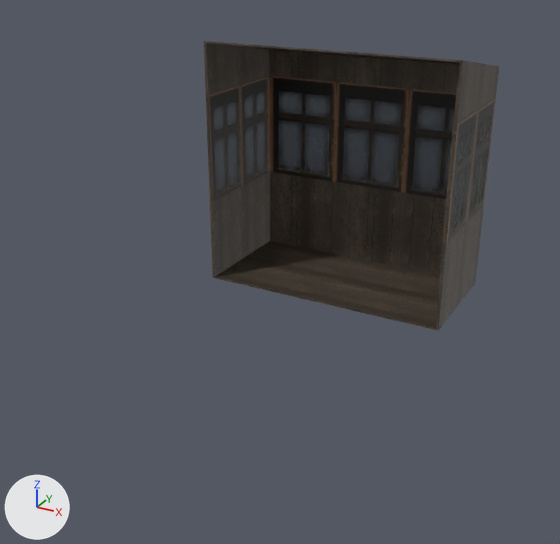
One commit to the Blender file model/terraine/home/hruschevka.blend: the scene before it, then after it.
Both versions are drawn from a 50 mm camera at (4.23, 24.67, 4.72) aimed at (0.26, 31.88, 1.11). Every picture has the same lights, and +X, +Y and +Z are marked at lower left.

In view in the first picture: 'Плоскость.002'.
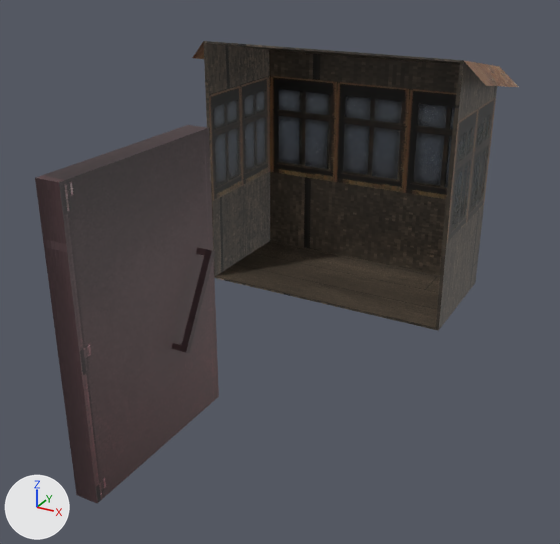
The change in detail:
Picture '00004.png' (img_00004_png) is new.
Picture '00005.png' (img_00005_png) is new.
Material 'ржавое железо' (mat_ржавое_железо) is new.
Its texture is img_00004_png.
Material 'подездная дверь ' (mat_подездная_дверь) is new.
Its texture is img_00005_png.
me_плоскость_005 is used by ob_плоскость_002; location (0.0, 34.44, 0.0); scale (1.74, 1.0, 1.0).
Verts and faces of me_плоскость_005; kept vertices keep their numbers, new ones are numbered from 36.
Before the commit, vertices of me_плоскость_005: 24 (-1.0, 0.7, 3.1), 25 (1.0, 0.7, 3.1) at pixel (499, 66), 26 (-1.0, -1.0, 3.4) at pixel (203, 41), 27 (1.0, -1.0, 3.4) at pixel (463, 60).
me_плоскость_005 had 36 vertices, 32 faces and spanned x -1.0..1.0, y -1.0..0.7, z 0.0..3.4.
me_плоскость_005 now has 40 vertices, 35 faces and spans x -1.11..1.16, y -1.0..0.94, z 0.0..3.4.
Part 1, on me_плоскость_005:
New vertex 36 is at (-1.11, 0.94, 2.83).
New vertex 37 is at (-1.11, -1.0, 3.17), pixel (191, 58).
New vertex 38 is at (1.13, 0.94, 2.82), pixel (519, 87).
New vertex 39 is at (1.16, -1.0, 3.15), pixel (485, 85).
New faces: (24, 26, 37, 36), (24, 36, 38, 25), (25, 27, 39, 38) (mat_ржавое_железо (picture img_00004_png)).
me_плоскость_005 part 2: 32 kept faces spanning x -1.0..1.0, y -1.0..0.7, z 0.0..3.4 get new texture (UV) coordinates.
me_плоскость_005 now uses material mat_ржавое_железо (picture img_00004_png).
Mesh me_куб is new.
It has 56 vertices, 50 faces and spans x -0.3..0.29, y -0.01..1.99, z -1.49..1.5.
It uses material mat_подездная_дверь (picture img_00005_png).
Object 'Куб' (ob_куб) is new; it shows me_куб.
Its location is (0.0, 28.75, 1.51).

Pixel boxes (x1, y1, x2, y2) of what changed, in the pictures (560 x 544 px):
'Плоскость.002', reshaped (11% wider): before (204, 41, 499, 331); after (192, 41, 519, 331)
'Куб', added: after (35, 125, 219, 503)
part 1 of me_плоскость_005, added (brown): after (192, 41, 519, 87)
part 2 of me_плоскость_005, surface changed: (204, 41, 497, 331) in both
